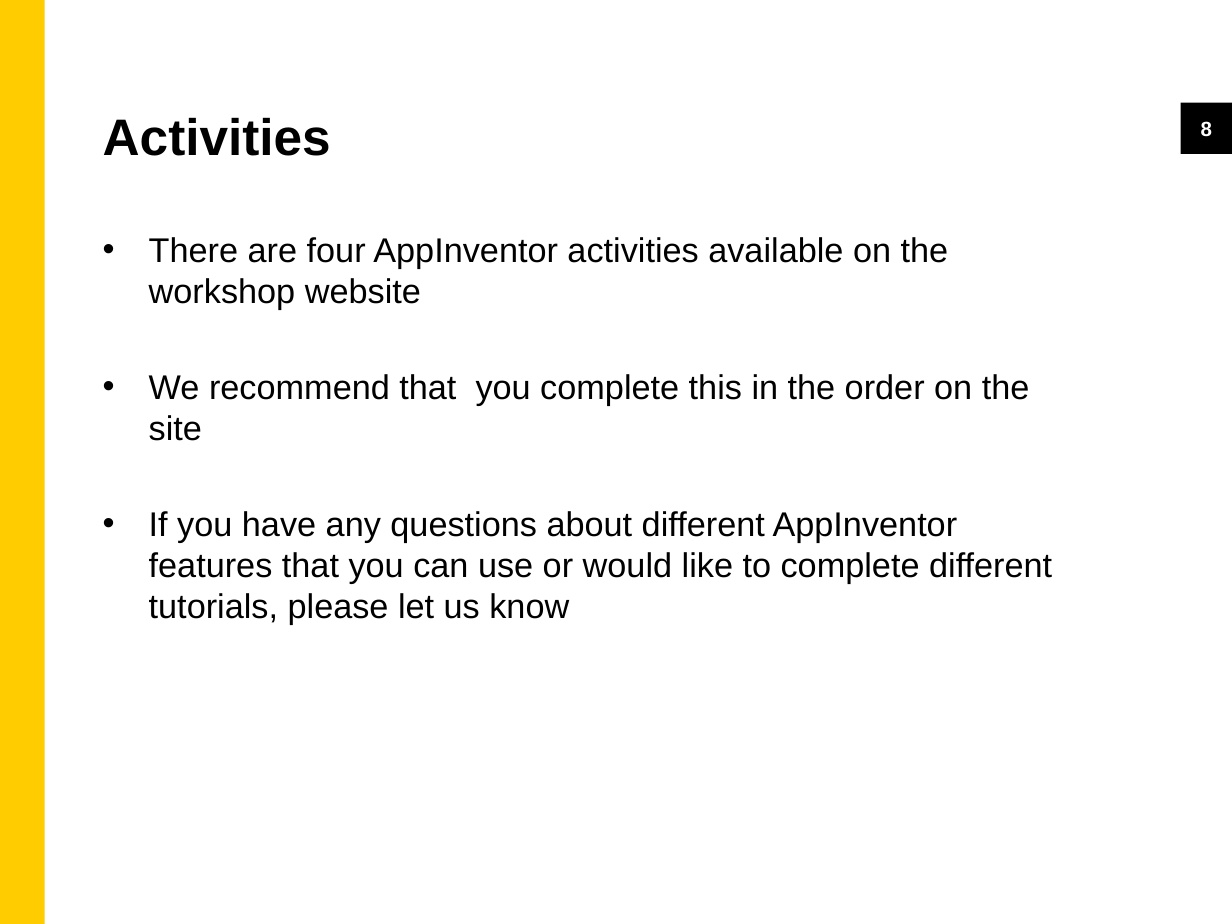
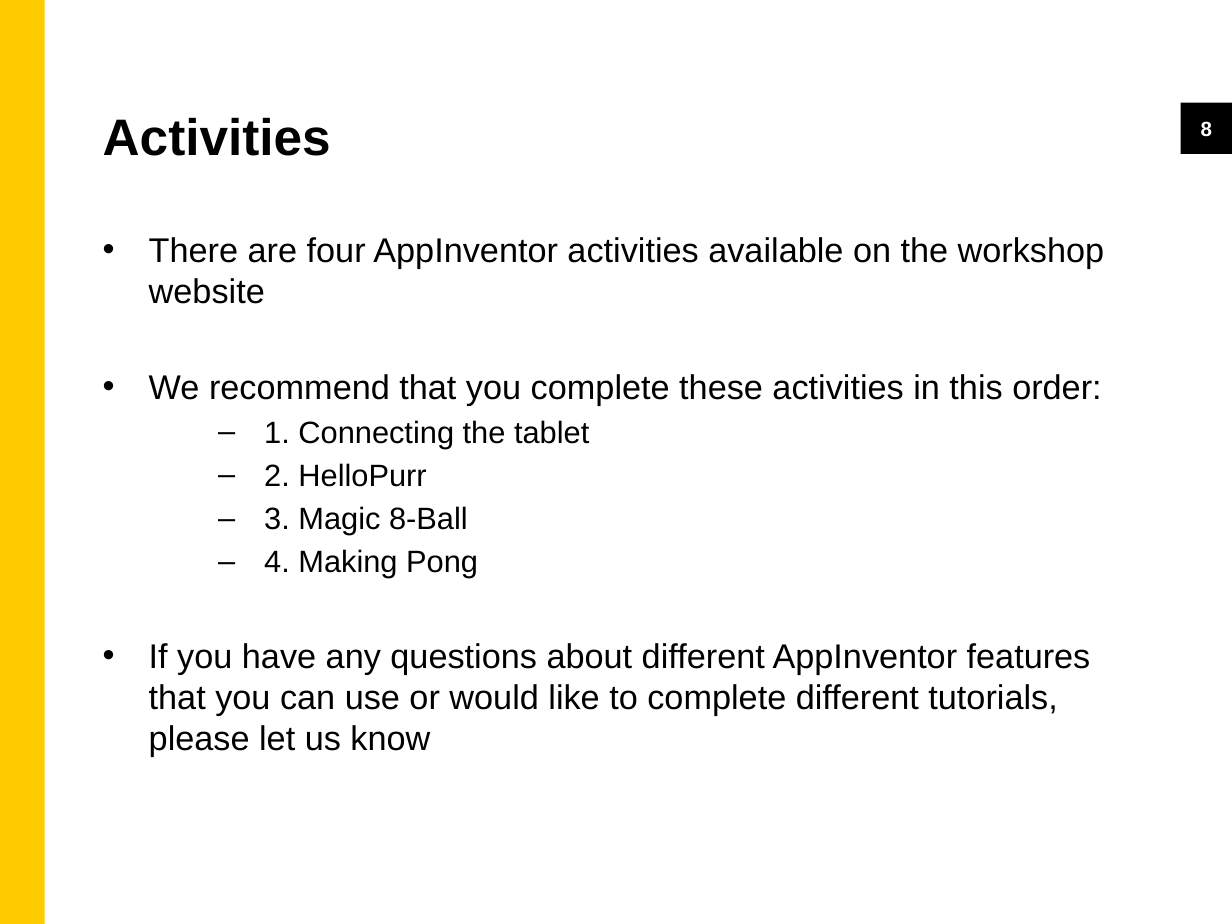
Before and after one commit to cs4s/hs-2016, a slide deck: slide 8 of day2/appinventor/appinventor_presentation.pptx. Drawn at 1232x924 pixels with LibreOffice and Linux fonts; fonts in the diff are those of the drawing; background and template pictures are left out. Boxes give left, top, right and bottom in pixels: in the first picture for what was removed or moved away, otherwise in the second. Text is boxed around its words. In the diff, an @@ line names an element or a change of style, - is before the commit and + after.

Commit message:
Changes AppInventor presentation

```diff
--- a/day2/appinventor/appinventor_presentation.pptx
+++ b/day2/appinventor/appinventor_presentation.pptx
@@ text at (x1=149, y1=374, x2=1101, y2=578): text changed; size 20 to 18 pt @@
-• We recommend that you complete this in the order on the site
+• We recommend that you complete these activities in this order:
+  – 1. Connecting the tablet
+  – 2. HelloPurr
+  – 3. Magic 8-Ball
+  – 4. Making Pong
```
